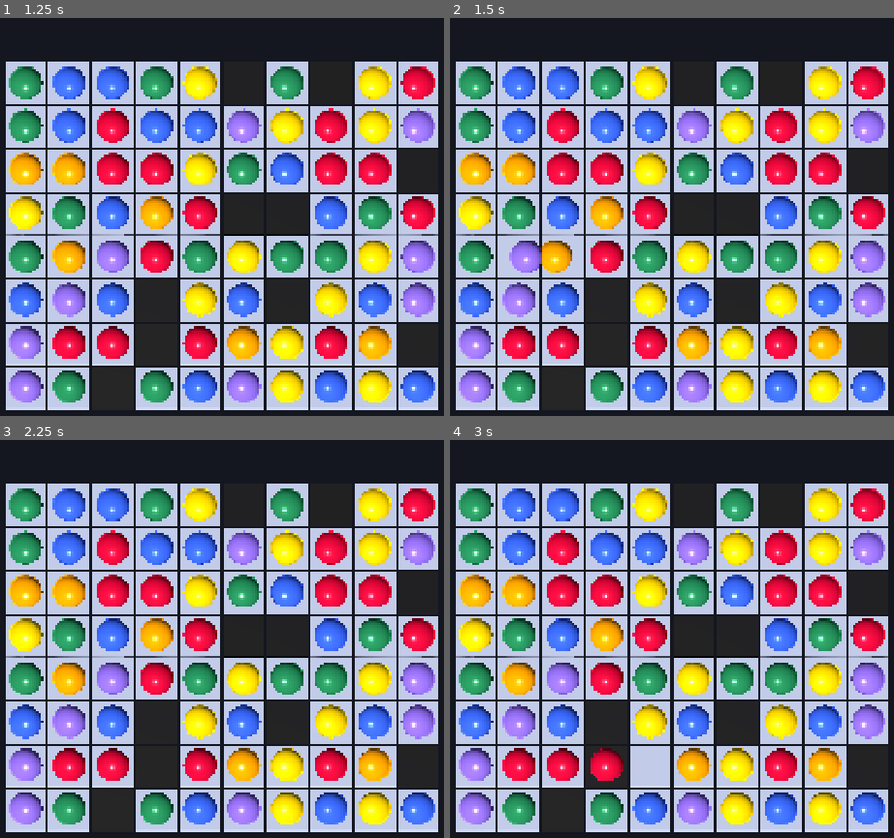
Above: before the commit, frames 1-4 (two rows, left to right).
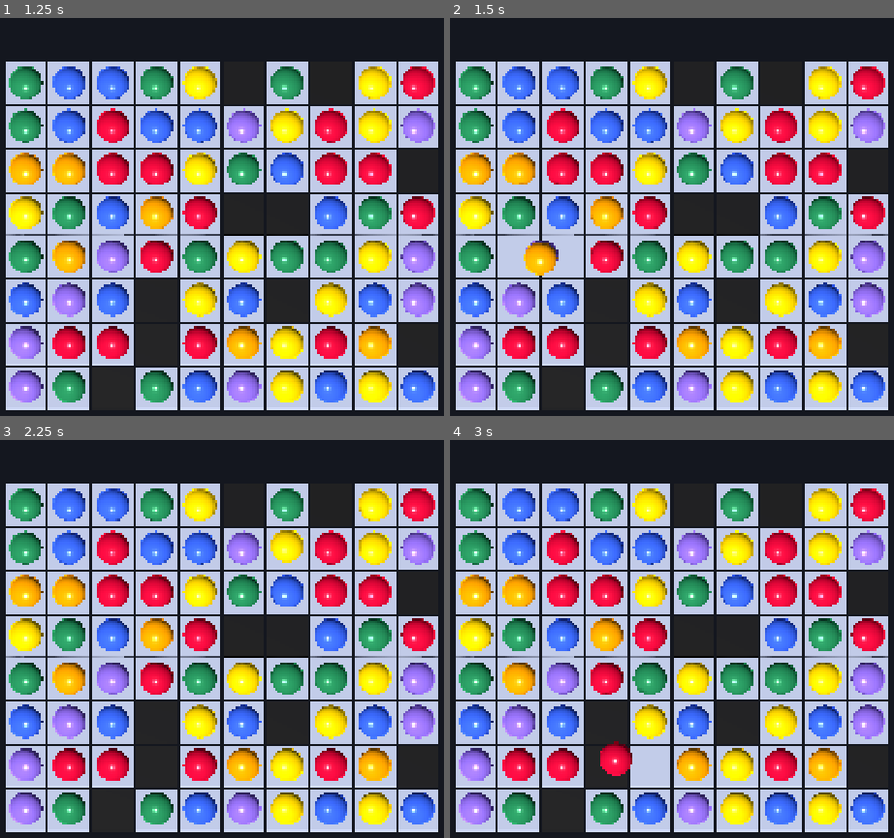
Above: after the commit, the same moments.

Repository: rikki-code/rpgmatch
Game: Godot game, scene res://game/game_root.tscn
Same seed, same stepped clock (60 frames per second), same inputs: the game is played once before the commit and once after it.
Inputs (mouse positions are in pixels of both pictures, inside the frame that each line leads up to):
- Up to frame 1 (1.25 s): move the mouse to (390, 213) at 0.52 s; click (390, 213) at 0.67 s
- Up to frame 2 (1.5 s): drag from (516, 256) to (632, 324) at 1.27 s
- Up to frame 3 (2.25 s): move the mouse to (297, 563) at 2.02 s; click (297, 563) at 2.17 s
- Up to frame 4 (3 s): tap Enter at 2.75 s; drag from (632, 746) to (outside the picture) at 2.77 s

Frame 1 is identical in both runs. In frame 2, 1.0% of the frame differs, in the area x 7-43%, y 40-65%; in frame 3, 0.2%; in frame 4, 0.6%.

Commit message:
improve swap

Diff:
--- a/view/entity_views/tile_view.gd
+++ b/view/entity_views/tile_view.gd
@@ -7,6 +7,8 @@
 extends EntityView
 
 const CELL_SIZE := 1.0
+const RADIUS := CELL_SIZE * 0.38
+const HEIGHT := CELL_SIZE * 0.76
 ## Constant speed, not constant duration: a short settle (1 cell) and a long
 ## spawn-fall (a whole board height) must move at the same pace, or they
 ## visibly play back at different speeds and the cascade looks disjointed.
@@ -21,8 +23,8 @@
 	var tile: Tile = entity
 	var node := MeshInstance3D.new()
 	var sphere := SphereMesh.new()
-	sphere.radius = CELL_SIZE * 0.38
-	sphere.height = CELL_SIZE * 0.76
+	sphere.radius = RADIUS
+	sphere.height = HEIGHT
 	node.mesh = sphere
 	var material := StandardMaterial3D.new()
 	material.albedo_color = tile_colors[tile.color % tile_colors.size()]
--- a/view/input_controller.gd
+++ b/view/input_controller.gd
@@ -8,6 +8,8 @@
 extends Node3D
 
 const DRAG_COMMIT_THRESHOLD := 0.35
+const DRAG_LIFT_BONUS := 0.55
+const DRAG_FOLLOW_TIME := 0.08
 
 var camera: Camera3D
 var board_view: BoardView3D
@@ -21,6 +23,7 @@
 var _drag_fraction: float = 0.0
 var _companion_cell: GridCell
 var _companion_tile: Tile
+var _spring_tweens: Dictionary = {}  # Tile -> Tween
 
 func setup(p_camera: Camera3D, p_board_view: BoardView3D, p_board: BoardGraph, p_swap_controller: SwapController) -> void:
 	camera = p_camera
@@ -51,6 +54,10 @@
 	_companion_cell = null
 	_companion_tile = null
 	board_view.hold(_drag_tile)
+	_kill_spring(_drag_tile)
+	var node := board_view.node_for_tile(_drag_tile)
+	if node != null:
+		node.position = board_view.lifted_world(cell.position) + Vector3.UP * DRAG_LIFT_BONUS
 
 func _update_drag(screen_pos: Vector2) -> void:
 	var world_pos := _ground_plane_point(screen_pos)
@@ -74,15 +81,20 @@
 
 	_update_companion(neighbor if _drag_direction != -1 else null)
 
-	var offset_vec := Vector3(offset, 0.0, 0.0) if horizontal else Vector3(0.0, 0.0, offset)
-	var dragged_node := board_view.node_for_tile(_drag_tile)
-	if dragged_node != null:
-		dragged_node.position = board_view.lifted_world(_drag_cell.position) + offset_vec
+	# The held tile follows the cursor within a cross/plus shape
+	var half_cell := BoardView3D.CELL_SIZE * 0.5 - TileView.RADIUS
+	var free_offset := (
+		Vector3(clampf(dx, -BoardView3D.CELL_SIZE, BoardView3D.CELL_SIZE), 0.0, clampf(dz, -half_cell, half_cell))
+		if horizontal
+		else Vector3(clampf(dx, -half_cell, half_cell), 0.0, clampf(dz, -BoardView3D.CELL_SIZE, BoardView3D.CELL_SIZE))
+	)
+	var drag_target := board_view.lifted_world(_drag_cell.position) + Vector3.UP * DRAG_LIFT_BONUS + free_offset
+	_drive(_drag_tile, drag_target, DRAG_FOLLOW_TIME)
 
 	if _companion_tile != null:
-		var companion_node := board_view.node_for_tile(_companion_tile)
-		if companion_node != null:
-			companion_node.position = board_view.lifted_world(_companion_cell.position) - offset_vec
+		var offset_vec := Vector3(offset, 0.0, 0.0) if horizontal else Vector3(0.0, 0.0, offset)
+		var companion_target := board_view.lifted_world(_companion_cell.position) - offset_vec
+		_drive(_companion_tile, companion_target, DRAG_FOLLOW_TIME)
 
 ## Keeps board_view's "held" set in sync with whichever cell is currently
 ## the drag target, so the tile living there previews sliding out of the
@@ -93,11 +105,47 @@
 		_companion_cell = neighbor
 		return
 	if _companion_tile != null:
-		board_view.release(_companion_tile)
+		_spring_back(_companion_tile, _companion_cell)
 	_companion_tile = new_tile
 	_companion_cell = neighbor
 	if _companion_tile != null:
 		board_view.hold(_companion_tile)
+
+func _drive(tile: Tile, target: Vector3, duration: float) -> Tween:
+	var node := board_view.node_for_tile(tile)
+	if node == null:
+		return null
+	_kill_spring(tile)
+	var tween := create_tween()
+	tween.tween_property(node, "position", target, duration).set_trans(Tween.TRANS_LINEAR)
+	_spring_tweens[tile] = tween
+	return tween
+
+## Tweens a dropped companion back to its own cell instead of leaving it
+## wherever the drag last pushed it (a hard snap there reads as a glitch just
+## as much as leaving it mid-air does).
+func _spring_back(tile: Tile, cell: GridCell) -> void:
+	var node := board_view.node_for_tile(tile)
+	if node == null:
+		board_view.release(tile)
+		return
+	var target := board_view.lifted_world(cell.position)
+	var tween := _drive(tile, target, DRAG_FOLLOW_TIME)
+	if tween == null:
+		board_view.release(tile)
+		return
+	tween.finished.connect(func() -> void:
+		if _spring_tweens.get(tile) == tween:
+			_spring_tweens.erase(tile)
+			if tile != _companion_tile and tile != _drag_tile:
+				board_view.release(tile)
+	)
+
+func _kill_spring(tile: Tile) -> void:
+	var existing: Tween = _spring_tweens.get(tile)
+	if existing != null and existing.is_valid():
+		existing.kill()
+	_spring_tweens.erase(tile)
 
 func _end_drag() -> void:
 	if _drag_cell == null:
@@ -108,6 +156,11 @@
 
 
 	var drag_cell := _drag_cell
+	for tile: Tile in _spring_tweens.keys():
+		var tween: Tween = _spring_tweens[tile]
+		if tween.is_valid():
+			tween.kill()
+	_spring_tweens.clear()
 	board_view.release_all()
 	if swap_neighbor != null:
 		swap_controller.try_swap(drag_cell, swap_neighbor)
